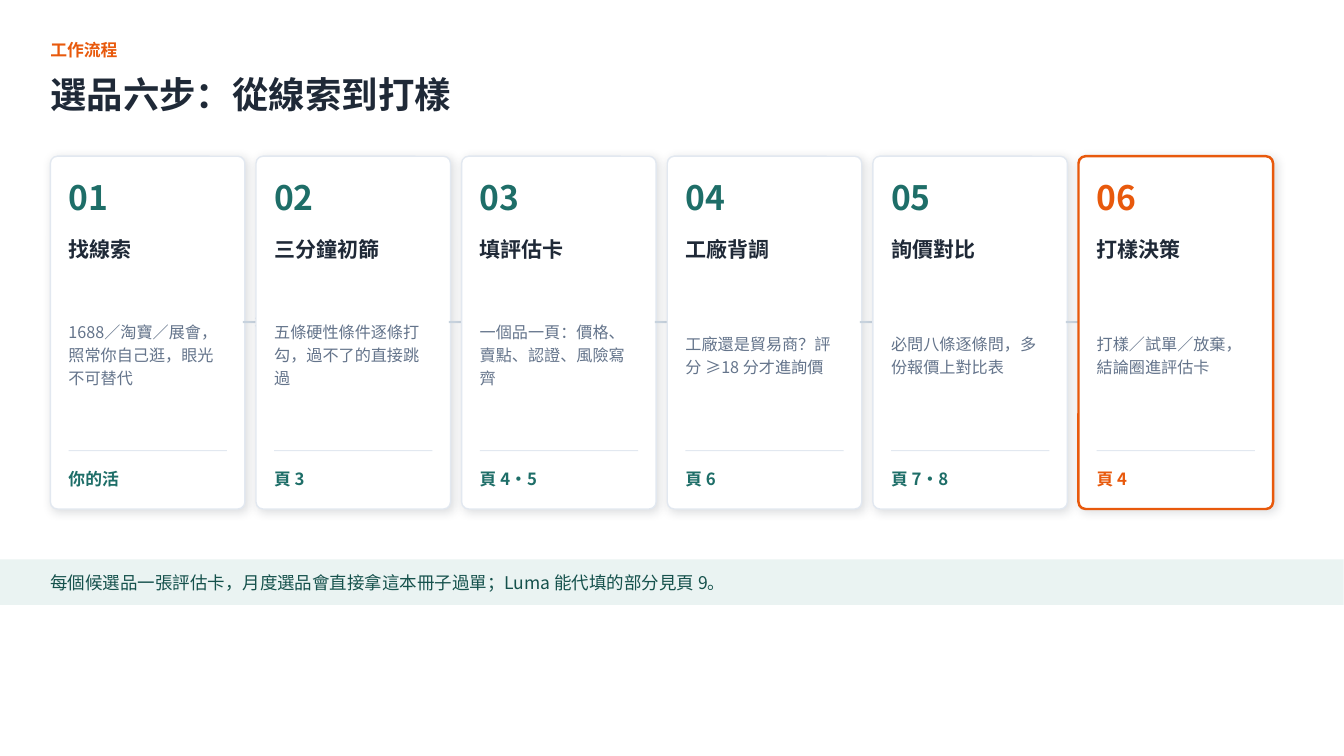
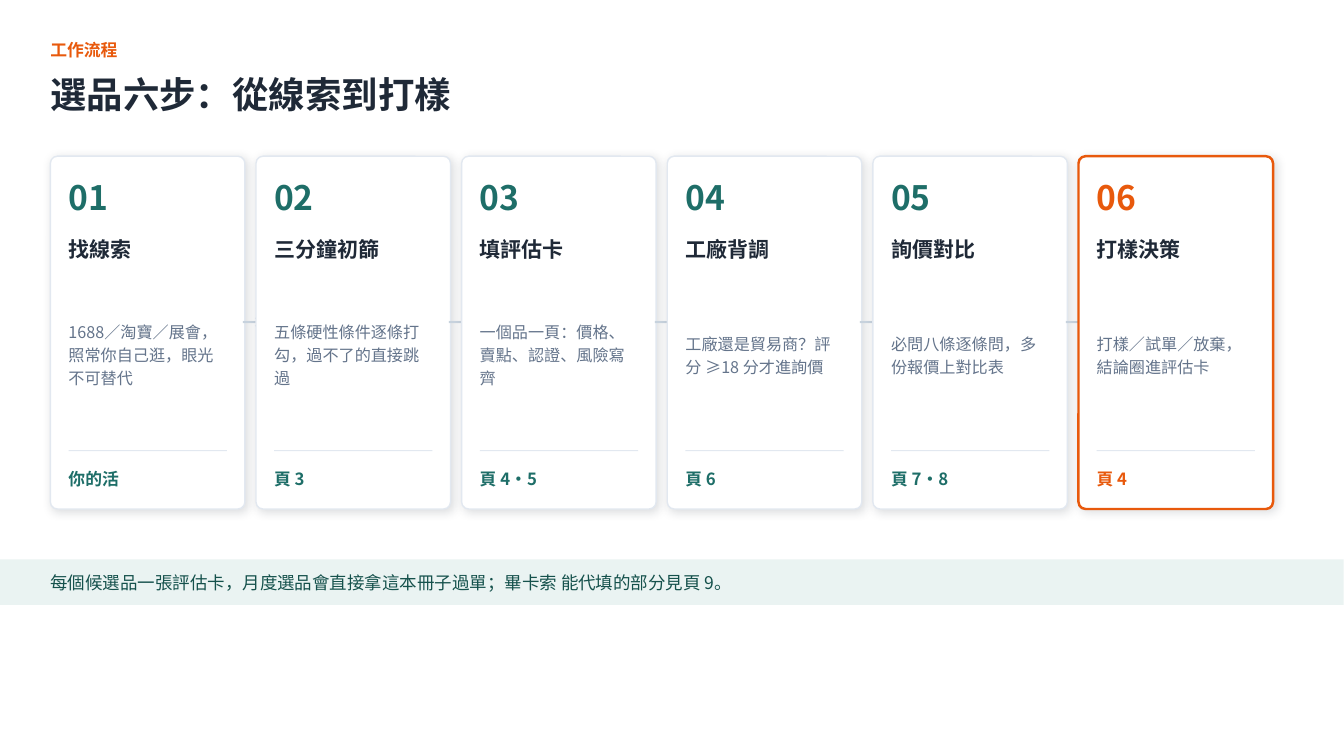
Before and after one commit to HenryHuo157/HermesAgent, a slide deck: slide 2 of 推广/1688選品篩選工作冊.pptx. Drawn at 1344x756 pixels with LibreOffice and Linux fonts; fonts in the diff are those of the drawing. Boxes give left, top, right and bottom in pixels: in the first picture for what was removed or moved away, otherwise in the second. Text is boxed around its words. In the diff, an @@ line names an element or a change of style, - is before the commit and + after.

```diff
--- a/推广/1688選品篩選工作冊.pptx
+++ b/推广/1688選品篩選工作冊.pptx
@@ text at [50, 574, 732, 592]: text changed @@
-每個候選品一張評估卡，月度選品會直接拿這本冊子過單；Luma 能代填的部分見頁 9。
+每個候選品一張評估卡，月度選品會直接拿這本冊子過單；畢卡索 能代填的部分見頁 9。
```
Also in this commit, not shown: 3 other slides changed, 9 other files.
